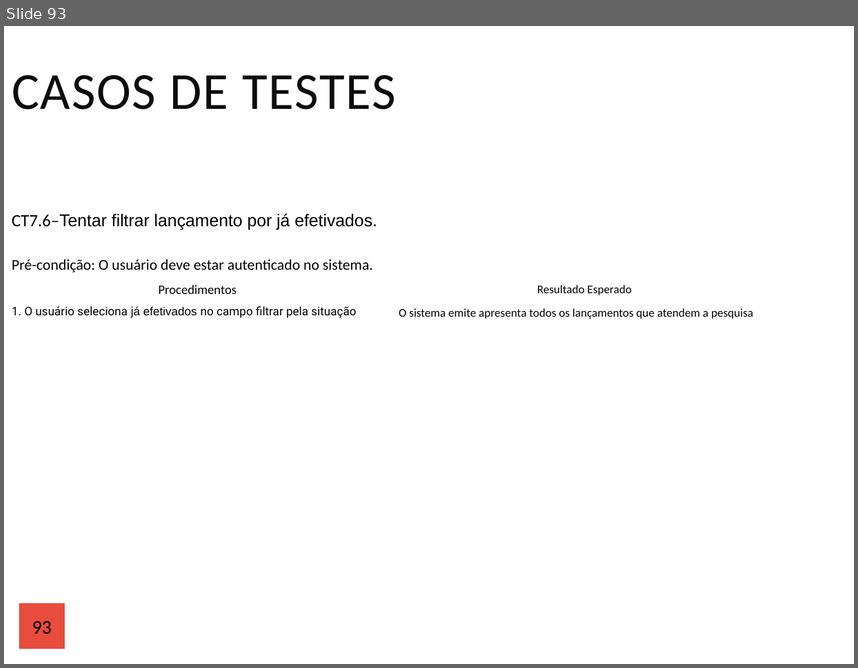
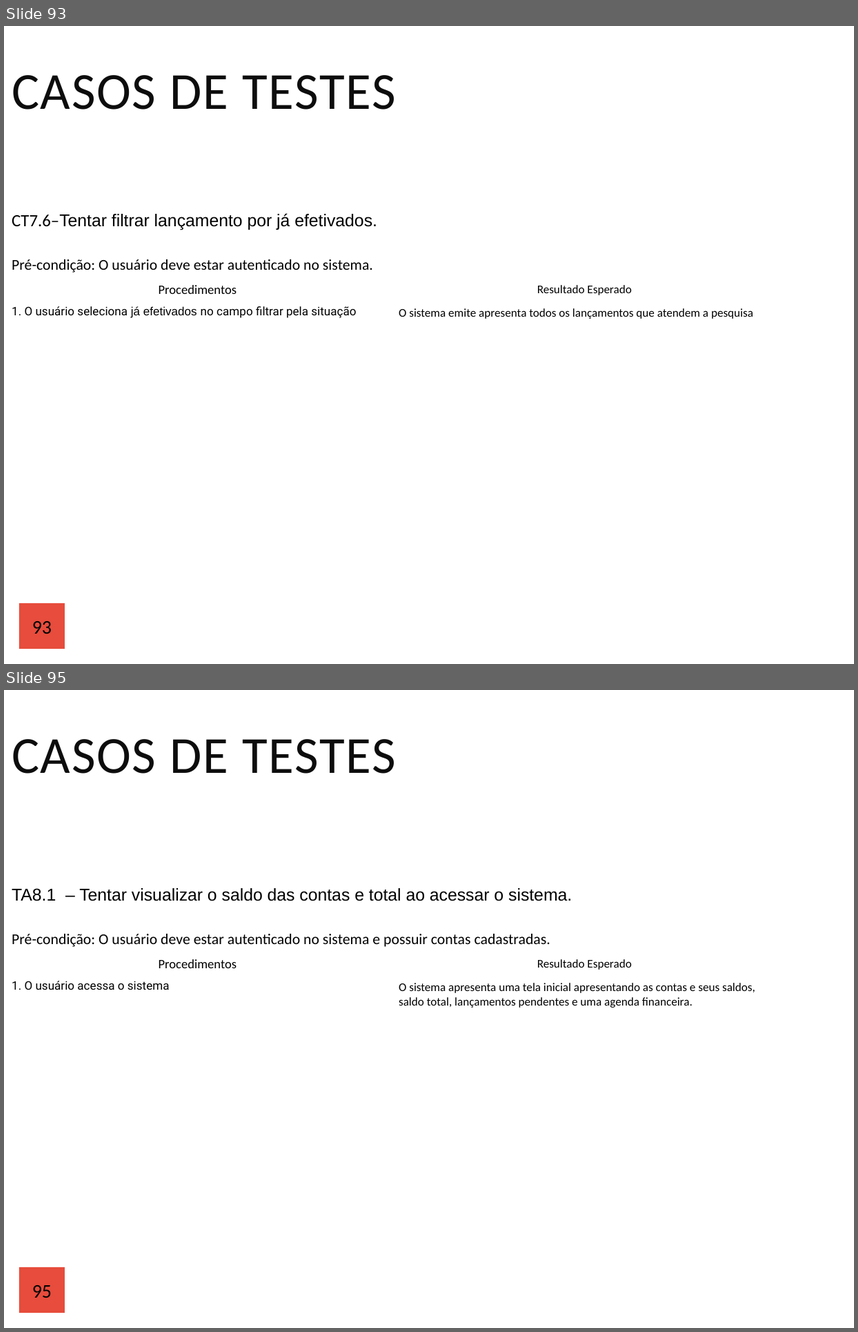
Before and after one commit to Andre3004/judith, a slide deck: documentacao/User Stories(André e Rhuan).pptx. Shown one above the other, each under a label of ours: slide 93 before the commit, slides 93 and 95 after it; the slides between them are not shown. The pictures are 858x668 and 858x1332 pixels, drawn with LibreOffice and Linux fonts; fonts in the diff are those of the drawing. Boxes give left, top, right and bottom in pixels: in the first picture for what was removed or moved away, otherwise in the second. Text is boxed around its words. In the diff, an @@ line names an element or a change of style, - is before the commit and + after.

```diff
--- a/documentacao/User Stories(André e Rhuan).pptx
+++ b/documentacao/User Stories(André e Rhuan).pptx
@@ slide 95 added at <box>4,690,854,1328</box>, background #FFFFFF @@
@@ title added at <box>12,739,396,773</box>, 48.5 pt, text #0D0D0D @@
+CASOS DE TESTES
@@ table added at <box>4,883,778,1018</box>, 4 rows, 2 columns @@
+TA8.1 – Tentar visualizar o saldo das contas e total ao acessar o sistema. | 
+Pré-condição: O usuário deve estar autenticado no sistema e possuir contas cadastradas. | 
+Procedimentos | Resultado Esperado
+1. O usuário acessa o sistema | O sistema apresenta uma tela inicial apresentando as contas e seus saldos, saldo total, lançamentos pendentes e uma agenda financeira.
@@ page number added at <box>19,1267,65,1312</box>, fill #E74C3C, 18 pt, text #000000 @@
+95
```
Also in this commit, not shown: 3 other slides added, 2 other files.
